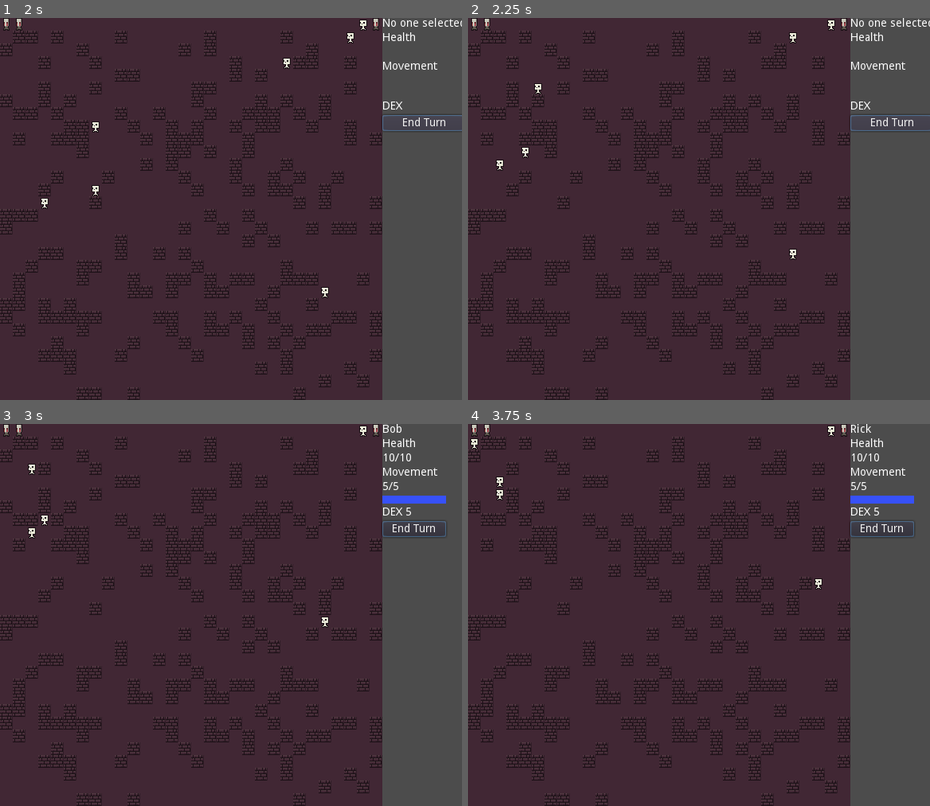
Above: before the commit, frames 1-4 (two rows, left to right).
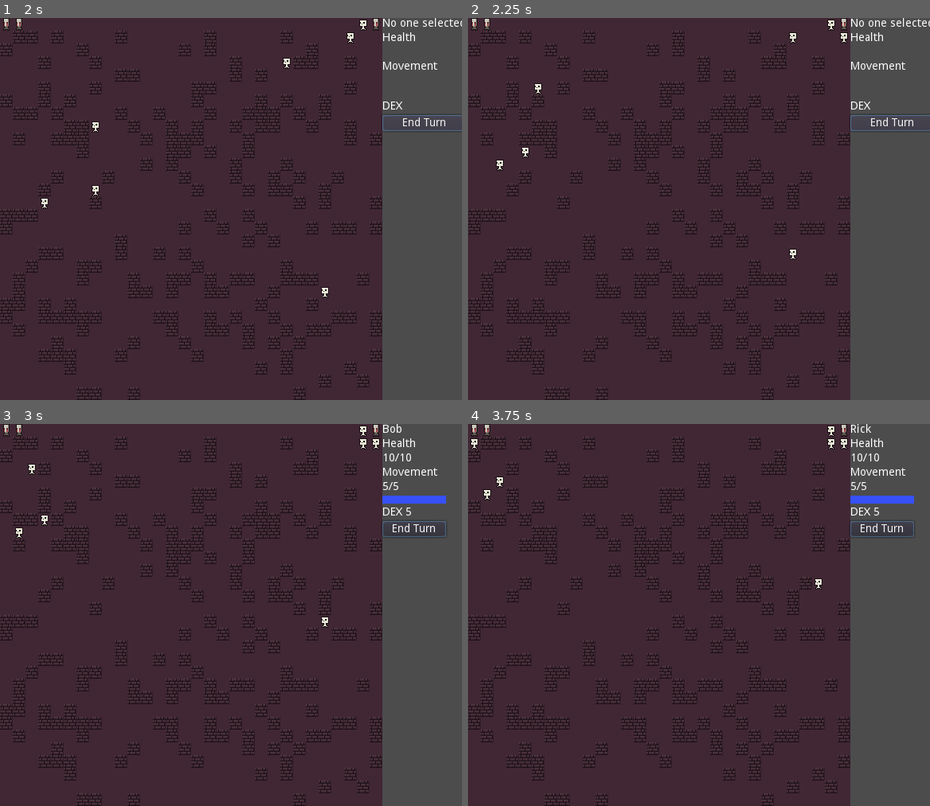
Above: after the commit, the same moments.

Repository: dyerw/ad-infernum
Game: Godot game, scene res://Game.tscn
Same seed, same stepped clock (60 frames per second), same inputs: the game is played once before the commit and once after it.
Inputs (mouse positions are in pixels of both pictures, inside the frame that each line leads up to):
- Up to frame 1 (2 s): click "End Turn" at 0.5 s; click "End Turn" at 1.25 s
- Up to frame 2 (2.25 s): click "End Turn" at 2 s
- Up to frame 3 (3 s): tap Enter at 2.75 s; move the mouse to (4, 431) at 2.77 s; click (4, 431) at 2.92 s
- Up to frame 4 (3.75 s): tap Space at 3.5 s; move the mouse to (486, 431) at 3.52 s; click (486, 431) at 3.67 s

Frame 1 is identical in both runs. In frame 2, less than 0.1% of the frame differs, in the area x 80-83%, y 3-7%; in frame 3, 0.2%, in the area x 3-83%, y 3-30%; in frame 4, 0.2%.

Commit message:
Just fucking fix all the pathing issues

Diff:
--- a/Game.gd
+++ b/Game.gd
@@ -20,19 +20,39 @@
 onready var TileIndicator = preload("res://scenes/TileIndicator.tscn")
 onready var UnitDisplay = preload("res://scenes/UnitDisplay.tscn")
 
-func is_entity_at_position(pos: Vector2) -> bool:
+func is_enemy_entity_at_position(pos: Vector2) -> bool:
+	for entity in enemy_entities:
+		if entity.gridX == pos.x and entity.gridY == pos.y:
+			return true
+	return false
+
+func is_player_entity_at_position(pos: Vector2) -> bool:
 	for entity in entities:
 		if entity.gridX == pos.x and entity.gridY == pos.y:
 			return true
 	return false
 
+func is_entity_at_position(pos: Vector2) -> bool:
+	return is_enemy_entity_at_position(pos) or is_player_entity_at_position(pos)
+
 # Generates a unique int for a given pair, a uuid for a Vector2
 func _cantor_pair(a, b):
 	return (a + b) * (a + b + 1) / 2 + a
 
-func _connect_points_if_passable(_map, from: Vector2, to: Vector2) -> void:
-	if MapGenUtil.is_passable(_map[to.x][to.y]) and MapGenUtil.is_passable(_map[from.x][from.y]):
-		astar.connect_points(_cantor_pair(from.x, from.y), _cantor_pair(to.x, to.y))
+func pos_is_unobstructed(pos: Vector2) -> bool:
+	return not is_entity_at_position(pos) and MapGenUtil.is_passable(map[pos.x][pos.y])
+
+func block_pathing_to_point(pos: Vector2) -> void:
+	astar.set_point_weight_scale(_cantor_pair(pos.x, pos.y), 99998)
+
+func unblock_pathing_to_point(pos: Vector2) -> void:
+	astar.set_point_weight_scale(
+		_cantor_pair(pos.x, pos.y),
+		MapGenUtil.get_movement_cost(map[pos.x][pos.y])
+	)
+
+func _connect_points(_map, from: Vector2, to: Vector2) -> void:
+	astar.connect_points(_cantor_pair(from.x, from.y), _cantor_pair(to.x, to.y))
 
 func _initialize_astar(_map):
 	astar = AStar.new()
@@ -45,19 +65,23 @@
 			# All except the furthest right
 			if x < _map.size() - 1:
 				# Connect point to the right
-				_connect_points_if_passable(_map, Vector2(x, y), Vector2(x + 1, y))
+				_connect_points(_map, Vector2(x, y), Vector2(x + 1, y))
 			# All except the furthest down
 			if y < _map[x].size() - 1:
 				# Connect point to the bottom
-				_connect_points_if_passable(_map, Vector2(x, y), Vector2(x, y + 1))
+				_connect_points(_map, Vector2(x, y), Vector2(x, y + 1))
 			# All except furthest right OR furthest up
 			if x < _map.size() - 1 and (not y == 0):
 				# Connect to top right diagonal
-				_connect_points_if_passable(_map, Vector2(x, y), Vector2(x + 1, y - 1))
+				_connect_points(_map, Vector2(x, y), Vector2(x + 1, y - 1))
 			# All except furthest right OR furthest down
 			if x < _map.size() - 1 and y < _map[x].size():
 				# Connect to the bottom-right diagonal
-				_connect_points_if_passable(_map, Vector2(x, y), Vector2(x + 1, y + 1))
+				_connect_points(_map, Vector2(x, y), Vector2(x + 1, y + 1))
+
+	for x in range(_map.size() - 1):
+		for y in range(_map[x].size() - 1):
+			astar.set_point_weight_scale(_cantor_pair(x, y), MapGenUtil.get_movement_cost(_map[x][y]))
 
 func get_vector_path(from: Vector2, to: Vector2) -> PoolVector2Array:
 	var v3_array = astar.get_point_path(_cantor_pair(from.x, from.y), _cantor_pair(to.x, to.y))
@@ -112,7 +136,7 @@
 		and MapGenUtil.is_passable(map[map_position.x][map_position.y]):
 			get_tree().set_input_as_handled()
 			var path = get_vector_path(Vector2(selected_entity.gridX, selected_entity.gridY), map_position)
-			selected_entity.move_along_path(path)
+			selected_entity.move_along_path(path, self)
 			_deselect_entity()
 			delete_movement_path()
 
@@ -132,6 +156,7 @@
 	var min_distance = 9999
 	var closest_path = null
 	for entity in entities:
+		# We have to briefly reconnect the player pos to properly pathfind
 		var path = get_vector_path(pos, Vector2(entity.gridX, entity.gridY))
 		if path.size() < min_distance:
 			closest_path = path
@@ -160,6 +185,9 @@
 		if  not is_entity_at_position(Vector2(x, y)) and MapGenUtil.is_passable(map[x][y]):
 			enemy_entities.push_back(_add_enemy_unit(x, y, "Skeleton"))
 
+func all_entities():
+	return entities + enemy_entities
+
 func _deselect_entity():
 	delete_movement_path()
 	selected_entity = null
@@ -174,7 +202,5 @@
 
 func end_turn_button_pressed():
 	_deselect_entity()
-	for entity in enemy_entities:
-		entity.end_turn()
-	for entity in entities:
-		entity.end_turn()
+	for entity in all_entities():
+		entity.end_turn(self)
--- a/scenes/EnemyEntity.gd
+++ b/scenes/EnemyEntity.gd
@@ -6,9 +6,9 @@
 func on_click():
 	pass
 
-func end_turn():
+func end_turn(pathing_delegate):
 	var target_path = get_parent().get_path_to_nearest_player_unit(Vector2(self.gridX, self.gridY))
 	target_path.remove(target_path.size() - 1)
 	if target_path.size() > 0:
-		.move_along_path(target_path)
-	.end_turn()
+		.move_along_path(target_path, pathing_delegate)
+	.end_turn(pathing_delegate)
--- a/scenes/Entity.gd
+++ b/scenes/Entity.gd
@@ -19,7 +19,7 @@
 	display_name = _display_name
 
 
-func move_along_path(path: PoolVector2Array):
+func move_along_path(path: PoolVector2Array, pathing_delegate):
 	if current_movement_points == 0:
 		return
 
@@ -30,21 +30,25 @@
 	else:
 		new_pos = path[path.size() - 1]
 		current_movement_points -= path.size()
-	_move(new_pos.x, new_pos.y)
+	_move(new_pos.x, new_pos.y, pathing_delegate)
 
-func _move(x: int, y: int):
+func _move(x: int, y: int, pathing_delegate):
+	var oldX = gridX
+	var oldY = gridY
 	gridX = x
 	gridY = y
 	self.position.x = gridX * 16
 	self.position.y = gridY * 16
+	pathing_delegate.unblock_pathing_to_point(Vector2(oldX, oldY))
+	pathing_delegate.block_pathing_to_point(Vector2(gridX, gridY))
 
 func on_click():
 	get_parent().child_clicked(self)
 
-func end_turn():
+func end_turn(pathing_delegate):
 	current_movement_points = max_movement_points
 
 func _ready():
 	current_health = max_health
 	current_movement_points = max_movement_points
-	_move(gridX, gridY)
+	_move(gridX, gridY, get_parent())
--- a/utils/MapGen.gd
+++ b/utils/MapGen.gd
@@ -1,4 +1,13 @@
 enum Tiles { FLOOR, WALL }
+
+static func get_movement_cost(tile) -> int:
+	match tile:
+		Tiles.FLOOR:
+			return 1
+		Tiles.WALL:
+			return 99999
+	print(String(tile) + " tile has no movement point value!!!")
+	return -1
 
 static func is_passable(tile) -> bool:
 	if tile == Tiles.FLOOR:
